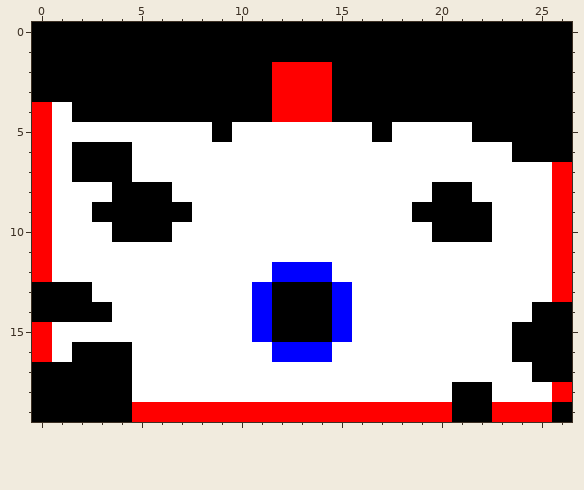
A pixel-art sprite gets an edit: greekIntellij/Images/Tilemaps/r14.png. The first picture shows the starting point.
The file is 27x20 pixels.
After:
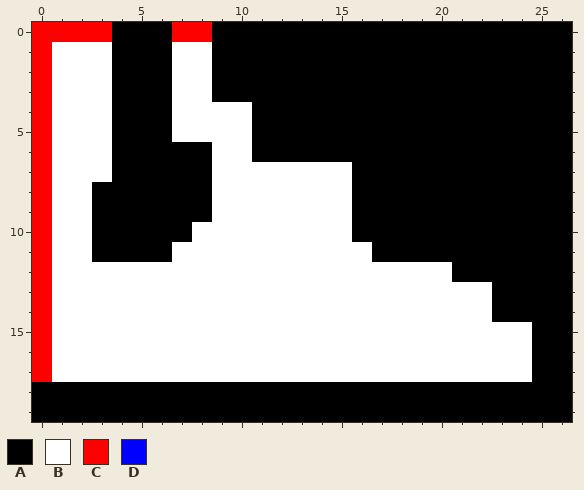
Palette (. is transparent): A #000000  B #ffffff  C #ff0000  D #0000ff
The edit:
@@ x 0..26 @@
- 0 AAAAAAAAAAAAAAAAAAAAAAAAAAA
- 1 AAAAAAAAAAAAAAAAAAAAAAAAAAA
- 2 AAAAAAAAAAAACCCAAAAAAAAAAAA
- 3 AAAAAAAAAAAACCCAAAAAAAAAAAA
- 4 CBAAAAAAAAAACCCAAAAAAAAAAAA
- 5 CBBBBBBBBABBBBBBBABBBBAAAAA
- 6 CBAAABBBBBBBBBBBBBBBBBBBAAA
- 7 CBAAABBBBBBBBBBBBBBBBBBBBBC
- 8 CBBBAAABBBBBBBBBBBBBAABBBBC
- 9 CBBAAAAABBBBBBBBBBBAAAABBBC
-10 CBBBAAABBBBBBBBBBBBBAAABBBC
-11 CBBBBBBBBBBBBBBBBBBBBBBBBBC
-12 CBBBBBBBBBBBDDDBBBBBBBBBBBC
-13 AAABBBBBBBBDAAADBBBBBBBBBBC
-14 AAAABBBBBBBDAAADBBBBBBBBBAA
-15 CBBBBBBBBBBDAAADBBBBBBBBAAA
-16 CBAAABBBBBBBDDDBBBBBBBBBAAA
-17 AAAAABBBBBBBBBBBBBBBBBBBBAA
-18 AAAAABBBBBBBBBBBBBBBBAABBBC
-19 AAAAACCCCCCCCCCCCCCCCAACCCA
+ 0 CCCCAAACCAAAAAAAAAAAAAAAAAA
+ 1 CBBBAAABBAAAAAAAAAAAAAAAAAA
+ 2 CBBBAAABBAAAAAAAAAAAAAAAAAA
+ 3 CBBBAAABBAAAAAAAAAAAAAAAAAA
+ 4 CBBBAAABBBBAAAAAAAAAAAAAAAA
+ 5 CBBBAAABBBBAAAAAAAAAAAAAAAA
+ 6 CBBBAAAAABBAAAAAAAAAAAAAAAA
+ 7 CBBBAAAAABBBBBBBAAAAAAAAAAA
+ 8 CBBAAAAAABBBBBBBAAAAAAAAAAA
+ 9 CBBAAAAAABBBBBBBAAAAAAAAAAA
+10 CBBAAAAABBBBBBBBAAAAAAAAAAA
+11 CBBAAAABBBBBBBBBBAAAAAAAAAA
+12 CBBBBBBBBBBBBBBBBBBBBAAAAAA
+13 CBBBBBBBBBBBBBBBBBBBBBBAAAA
+14 CBBBBBBBBBBBBBBBBBBBBBBAAAA
+15 CBBBBBBBBBBBBBBBBBBBBBBBBAA
+16 CBBBBBBBBBBBBBBBBBBBBBBBBAA
+17 CBBBBBBBBBBBBBBBBBBBBBBBBAA
+18 AAAAAAAAAAAAAAAAAAAAAAAAAAA
+19 AAAAAAAAAAAAAAAAAAAAAAAAAAA
Boxes around the changes in both pictures, in picture pixels (x1, y1, x2, y2):
changed: (32, 22, 572, 422)
